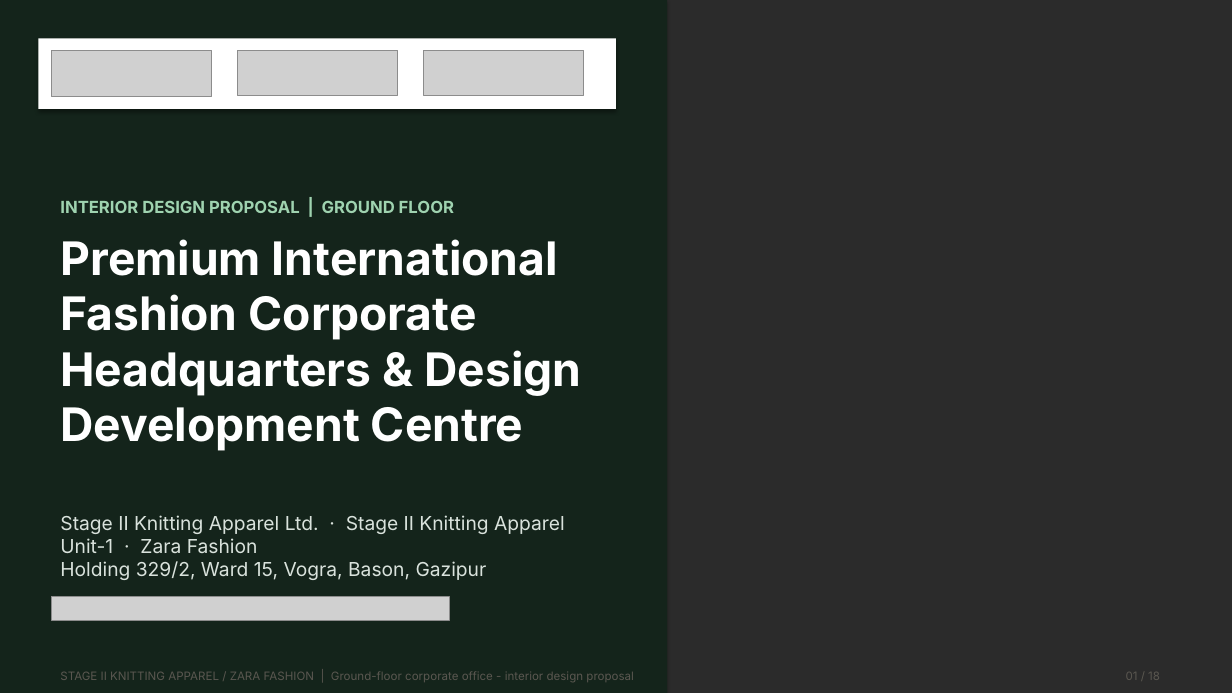
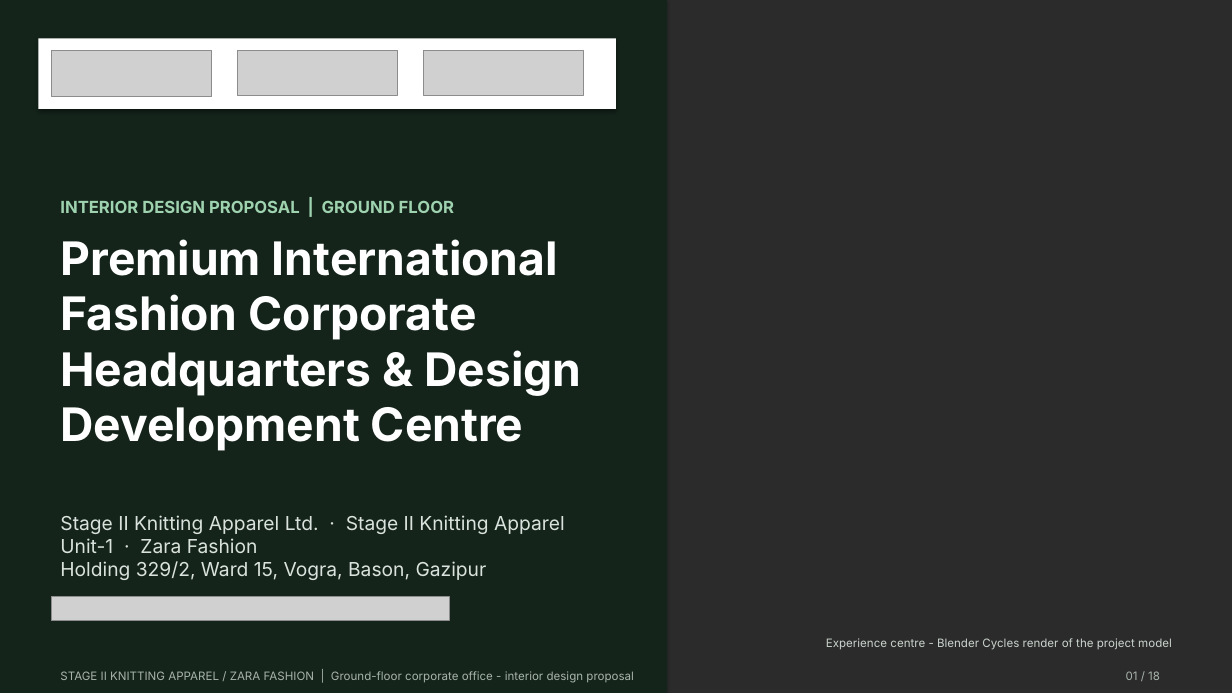
Before and after one commit to i-m-r-a-n/Practice01, a slide deck: slide 1 of GARMENT_OFFICE_FINAL_PRESENTATION/03_PRESENTATION/Garment_Office_Design_Pitch.pptx. Drawn at 1232x693 pixels with LibreOffice and Linux fonts; fonts in the diff are those of the drawing; grey boxes stand for pictures; background and template pictures are left out; a plain dark background stands for a picture behind light text. Boxes give left, top, right and bottom in pixels: in the first picture for what was removed or moved away, otherwise in the second. Text is boxed around its words. In the diff, an @@ line names an element or a change of style, - is before the commit and + after.

```diff
--- a/GARMENT_OFFICE_FINAL_PRESENTATION/03_PRESENTATION/Garment_Office_Design_Pitch.pptx
+++ b/GARMENT_OFFICE_FINAL_PRESENTATION/03_PRESENTATION/Garment_Office_Design_Pitch.pptx
@@ text "Experience centre - Blender Cycles ...": place and size @@
-text "Experience centre - Blender Cycles ..." at [15, 677, 439, 683]
+text "Experience centre - Blender Cycles ..." at [826, 638, 1172, 650]
@@ text "Experience centre - Blender Cycles ..." at [826, 638, 1172, 650]: size 11 to 9 pt, text colour #FFFFFF to #C9D3CC; alignment left to right @@
@@ text "STAGE II KNITTING APPAREL / ..." at [60, 671, 634, 683]: text colour #5A5750 to #A7B3AB @@
@@ text "01 / 18" at [1126, 671, 1160, 680]: text colour #5A5750 to #A7B3AB @@
```
Also in this commit, not shown: 14 other slides changed, 22 other files.
